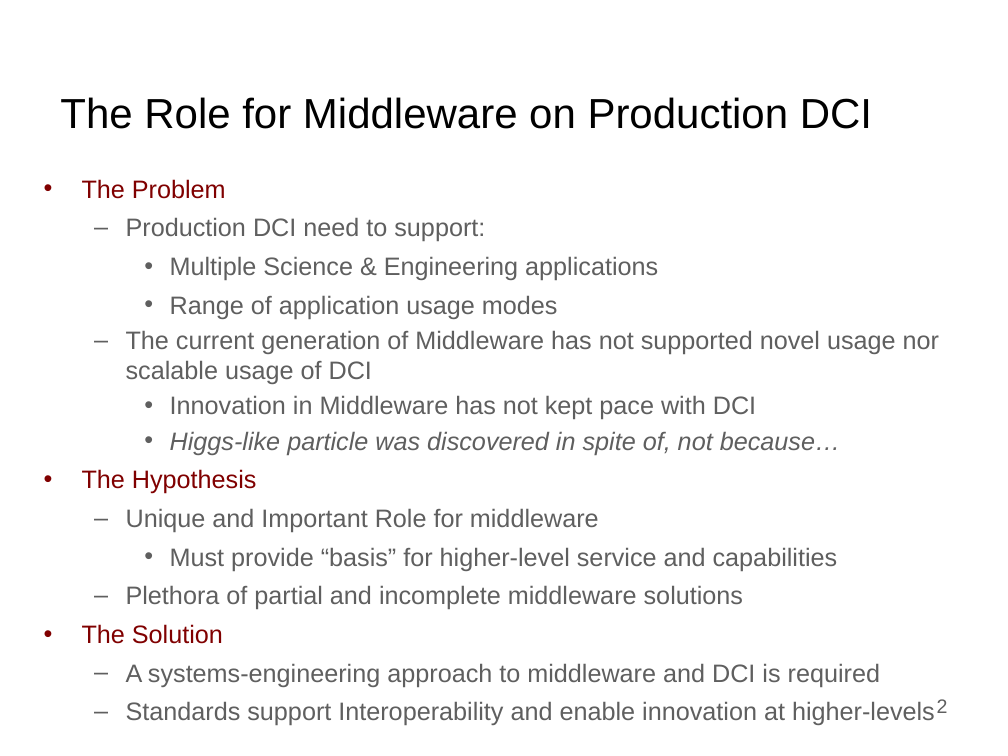
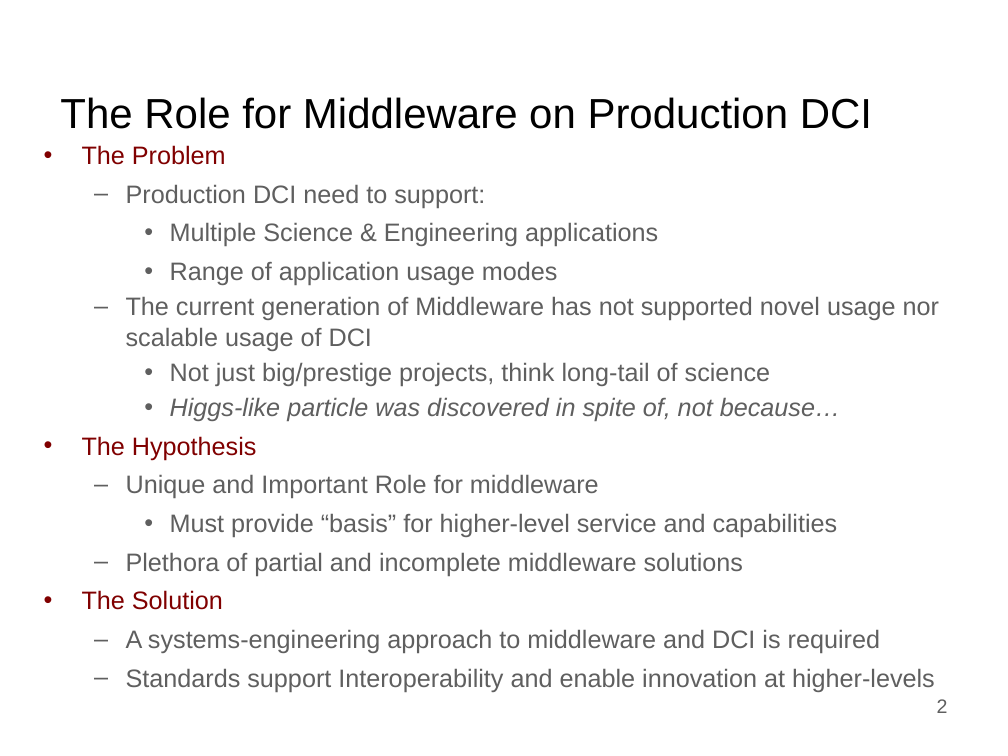
Before and after one commit to saga-project/presentations, a slide deck: slide 2 of radical-media.v0.1.pptx. Drawn at 1008x756 pixels with LibreOffice and Linux fonts; fonts in the diff are those of the drawing; background and template pictures are left out. Boxes give left, top, right and bottom in pixels: in the first picture for what was removed or moved away, otherwise in the second. Text is boxed around its words. In the diff, an @@ line names an element or a change of style, - is before the commit and + after.

```diff
--- a/radical-media.v0.1.pptx
+++ b/radical-media.v0.1.pptx
@@ text "The Problem": place and size @@
-text "The Problem" at (82,179,939,687)
+text "The Problem" at (82,145,939,653)
@@ text at (170,362,770,386): text changed @@
-    • Innovation in Middleware has not kept pace with DCI
+    • Not just big/prestige projects, think long-tail of science
```
Also in this commit, not shown: 2 other slides changed.
